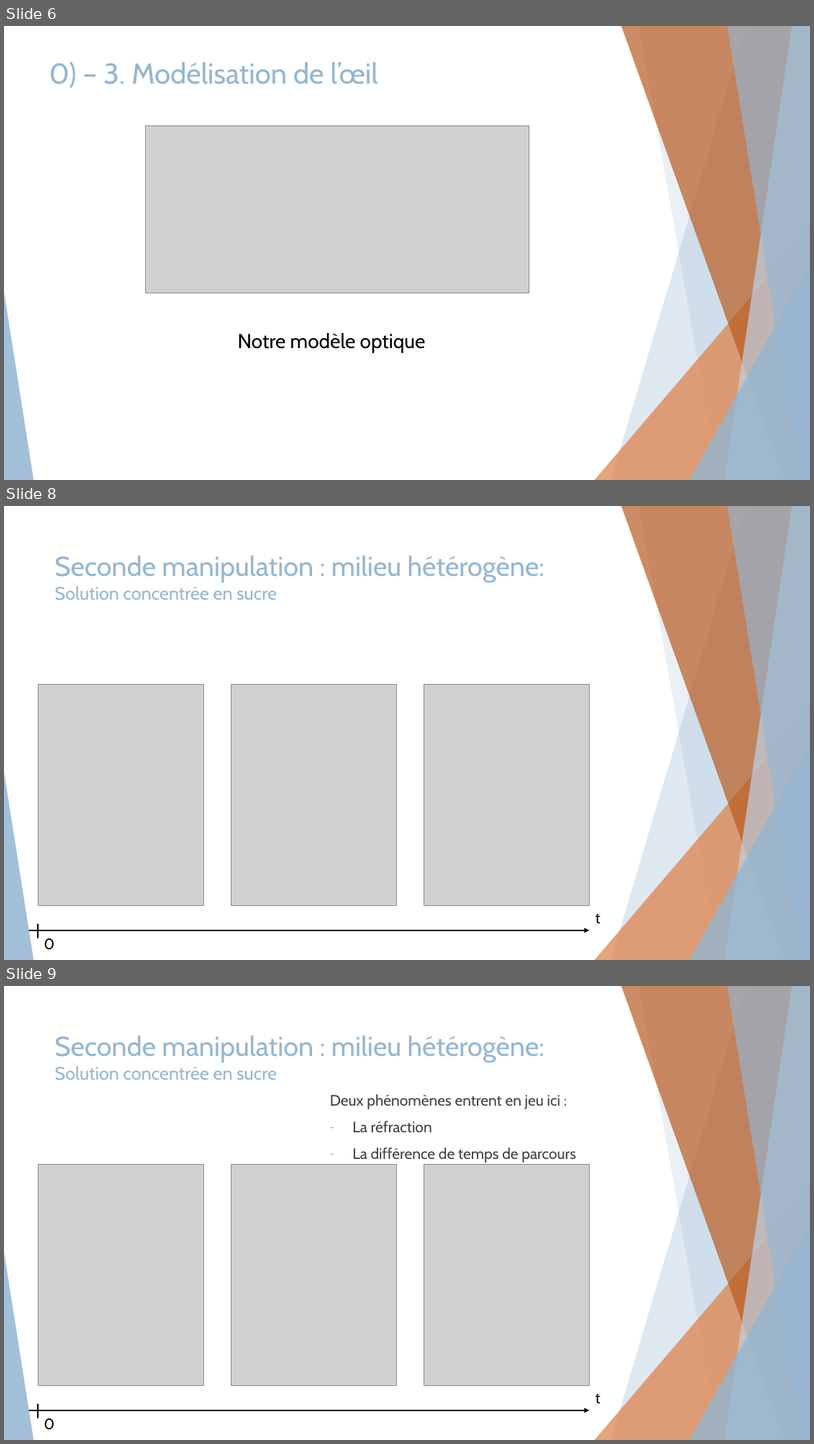
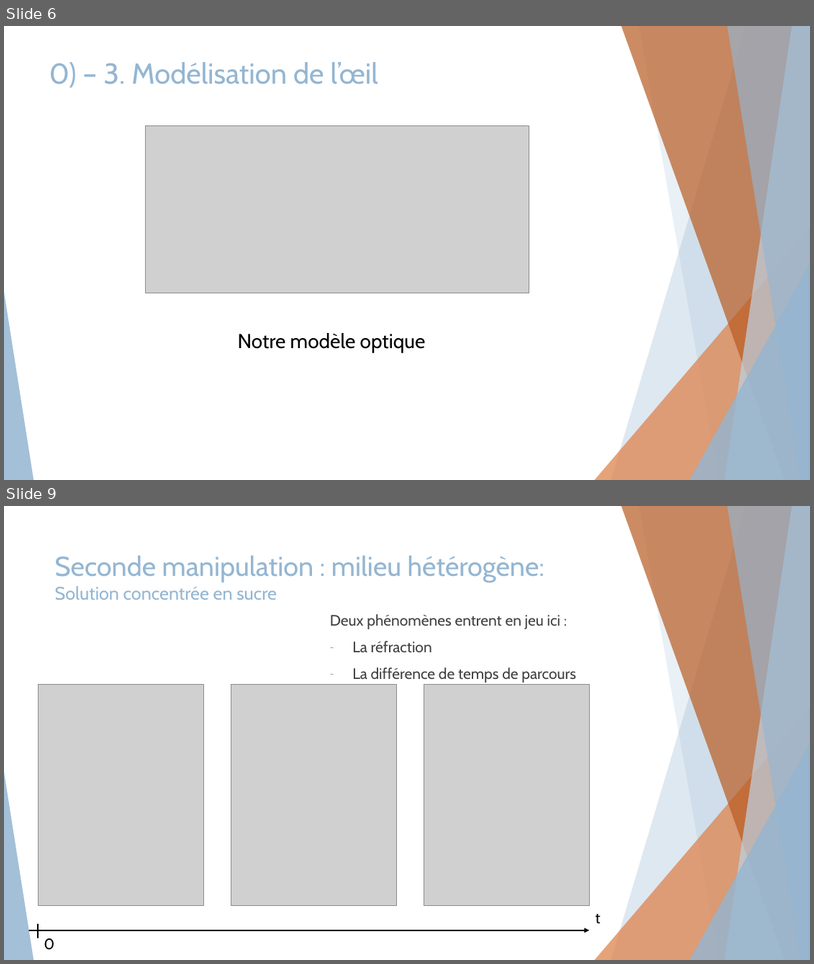
Before and after one commit to Lucas-brb/TIPE-2022, a slide deck: Présentation/Mesure des défauts de l'oeil v2.pptx. Shown one above the other, each under a label of ours: slides 6, 8 and 9 before the commit, slides 6 and 9 after it; the slides between them are not shown. The pictures are 814x1444 and 814x964 pixels, drawn with LibreOffice and Linux fonts; fonts in the diff are those of the drawing; grey boxes stand for pictures. Boxes give left, top, right and bottom in pixels: in the first picture for what was removed or moved away, otherwise in the second. Text is boxed around its words. In the diff, an @@ line names an element or a change of style, - is before the commit and + after.

```diff
--- a/Présentation/Mesure des défauts de l'oeil v2.pptx
+++ b/Présentation/Mesure des défauts de l'oeil v2.pptx
@@ slide 8 removed at bbox=[4, 506, 810, 960], background #FFFFFF; not listed: 10 template elements that a slide beside it also shows @@
@@ title removed at bbox=[55, 556, 545, 600] @@
-Seconde manipulation : milieu hétérogène:
-Solution concentrée en sucre
@@ picture removed at bbox=[38, 685, 203, 906] @@
@@ picture removed at bbox=[231, 685, 396, 906] @@
@@ picture removed at bbox=[424, 685, 589, 906] @@
@@ text removed at bbox=[596, 914, 601, 924] @@
-t
@@ arrow removed from (29, 930) to (589, 930) @@
@@ line removed from (38, 924) to (38, 937) @@
@@ text removed at bbox=[44, 938, 54, 950] @@
-0
```
Also in this commit, not shown: 6 slides changed, 3 slides added, 2 other files.
